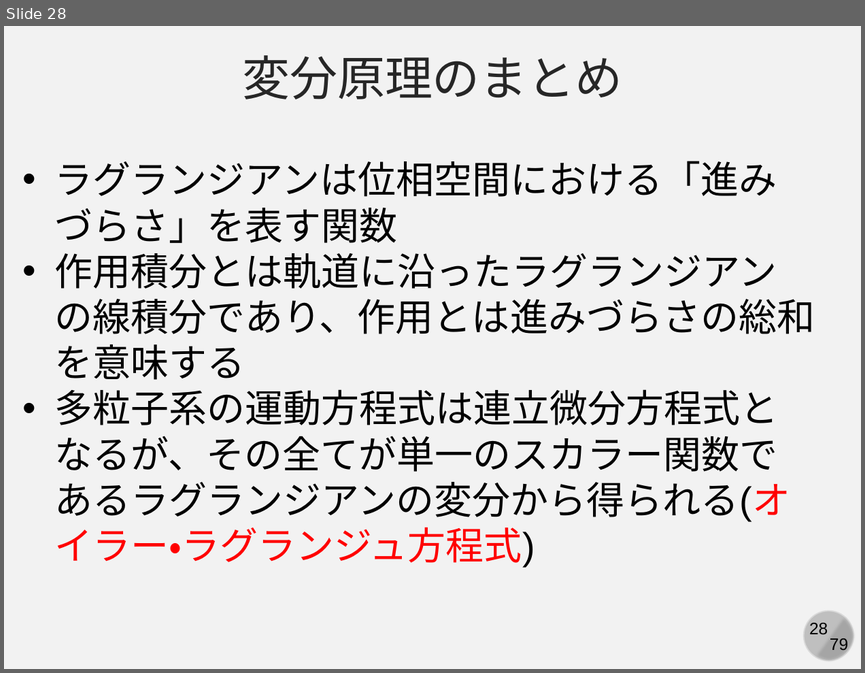
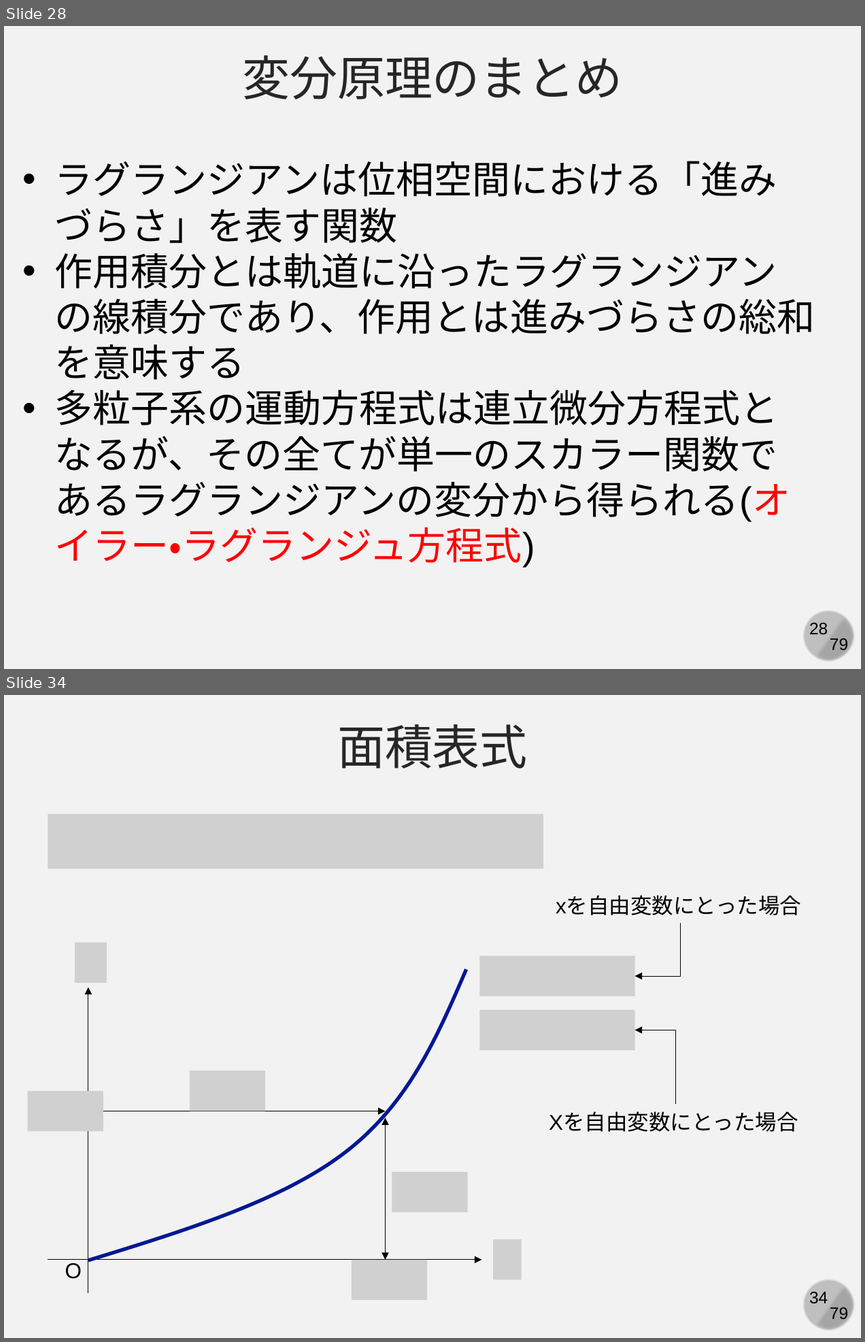
Before and after one commit to kaityo256/simulation_engineering, a slide deck: 05_md_basic/simulation05.pptx. Shown one above the other, each under a label of ours: slide 28 before the commit, slides 28 and 34 after it; the slides between them are not shown. The pictures are 865x673 and 865x1342 pixels, drawn with LibreOffice and Linux fonts; fonts in the diff are those of the drawing; grey boxes stand for pictures. Boxes give left, top, right and bottom in pixels: in the first picture for what was removed or moved away, otherwise in the second. Text is boxed around its words. In the diff, an @@ line names an element or a change of style, - is before the commit and + after.

```diff
--- a/05_md_basic/simulation05.pptx
+++ b/05_md_basic/simulation05.pptx
@@ slide 34 added at [4, 695, 861, 1338], background #F2F2F2; not listed: 4 template elements that a slide beside it also shows @@
@@ text added at [337, 724, 528, 768], 40 pt, text #262626 @@
+面積表式
@@ picture added at [48, 814, 543, 869] @@
@@ text added at [555, 896, 801, 915], 18 pt, text #000000 @@
+xを自由変数にとった場合
@@ elbow arrow added from (680, 923) to (634, 976), #000000 0.5 pt @@
@@ picture added at [75, 943, 107, 983] @@
@@ picture added at [479, 955, 634, 996] @@
@@ freeform shape added at [88, 969, 466, 1259], outline #011893 3 pt @@
@@ arrow added from (88, 1293) to (88, 987), #000000 0.5 pt @@
@@ picture added at [479, 1009, 634, 1050] @@
@@ elbow arrow added from (675, 1104) to (634, 1030), #000000 0.5 pt @@
@@ picture added at [190, 1070, 265, 1110] @@
@@ picture added at [28, 1091, 103, 1131] @@
@@ double arrow added from (385, 1110) to (88, 1110), #000000 0.5 pt @@
@@ double arrow added from (385, 1117) to (385, 1259), #000000 0.5 pt @@
@@ text added at [549, 1113, 798, 1132], 18 pt, text #000000 @@
+Xを自由変数にとった場合
@@ picture added at [392, 1172, 468, 1212] @@
@@ picture added at [493, 1239, 521, 1279] @@
@@ arrow added from (48, 1259) to (481, 1259), #000000 0.5 pt @@
@@ text added at [65, 1263, 82, 1278], 18 pt, text #000000 @@
+O
@@ picture added at [352, 1259, 427, 1300] @@
```
Also in this commit, not shown: 1 slide changed, 7 other slides added.
